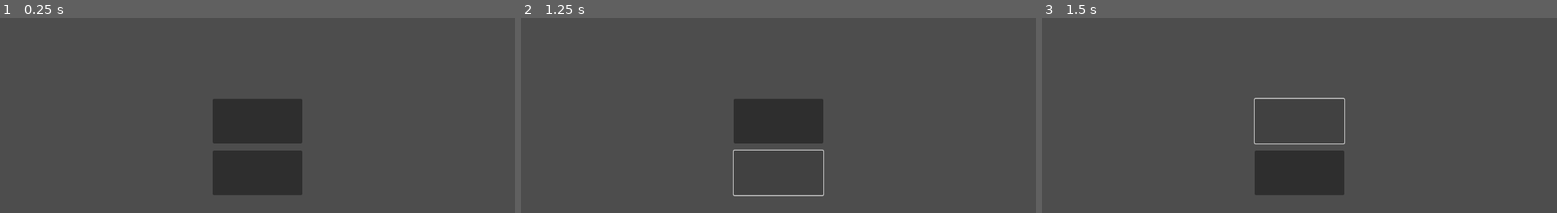
Above: before the commit, frames 1-3 (left to right).
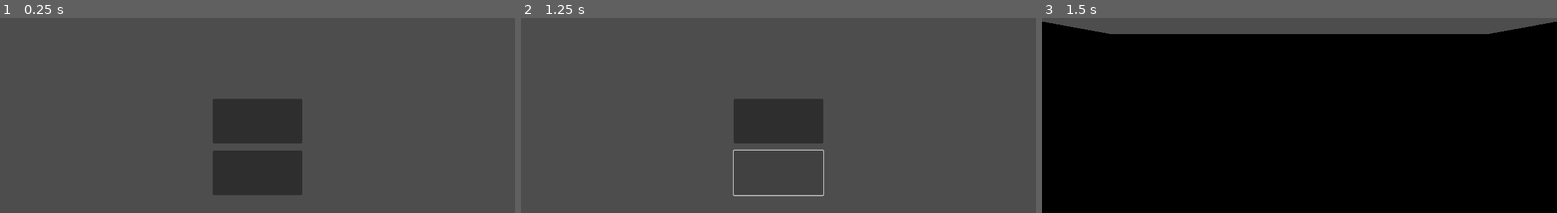
Above: after the commit, the same moments.

Repository: doubledsuarez/mcasskick
Game: Godot game, scene res://ui/start_screen_ui.tscn
Two runs of this game, one before a commit and one after it. Both use one fixed random seed, a clock stepped at 60 frames per second and the inputs below. This scene is started directly instead of the project's main scene.
Inputs (mouse positions are in pixels of both pictures, inside the frame that each line leads up to):
- Up to frame 1 (0.25 s): no input
- Up to frame 2 (1.25 s): click (778, 172) at 0.52 s
- Up to frame 3 (1.5 s): click (1299, 121) at 1.27 s

Frames 1-2 are identical in both runs. In frame 3, 93% of the frame differs, in the area x 0-100%, y 1-100%.

Commit message:
scripted 'start' button
added script to start game and UI

Diff:
--- /dev/null
+++ b/ui/start_button.gd
@@ -0,0 +1,7 @@
+extends Button
+
+
+#start button calls game
+func _on_pressed() -> void:
+	#print("the button is being pressed")
+	get_tree().change_scene_to_file("res://game.tscn")
--- a/ui/start_screen_ui.tscn
+++ b/ui/start_screen_ui.tscn
@@ -1,4 +1,6 @@
-[gd_scene format=3 uid="uid://da0sl8ophwd22"]
+[gd_scene load_steps=2 format=3 uid="uid://da0sl8ophwd22"]
+
+[ext_resource type="Script" uid="uid://c2mxatffgyqea" path="res://ui/start_button.gd" id="1_1gto3"]
 
 [node name="startScreenUI" type="Control"]
 layout_mode = 3
@@ -38,13 +40,14 @@
 layout_mode = 2
 size_flags_horizontal = 4
 size_flags_vertical = 4
+script = ExtResource("1_1gto3")
 
 [node name="button_container2" type="MarginContainer" parent="main_container/main_vbox/button_vbox"]
 layout_mode = 2
 size_flags_horizontal = 4
 size_flags_vertical = 4
 
-[node name="start_button" type="Button" parent="main_container/main_vbox/button_vbox/button_container2"]
+[node name="settings_button" type="Button" parent="main_container/main_vbox/button_vbox/button_container2"]
 custom_minimum_size = Vector2(200, 100)
 layout_mode = 2
 size_flags_horizontal = 4
@@ -52,3 +55,5 @@
 
 [node name="seperator" type="Control" parent="main_container/main_vbox"]
 layout_mode = 2
+
+[connection signal="pressed" from="main_container/main_vbox/button_vbox/button_container/start_button" to="main_container/main_vbox/button_vbox/button_container/start_button" method="_on_pressed"]
Not shown, added: ui/start_button.gd.uid
